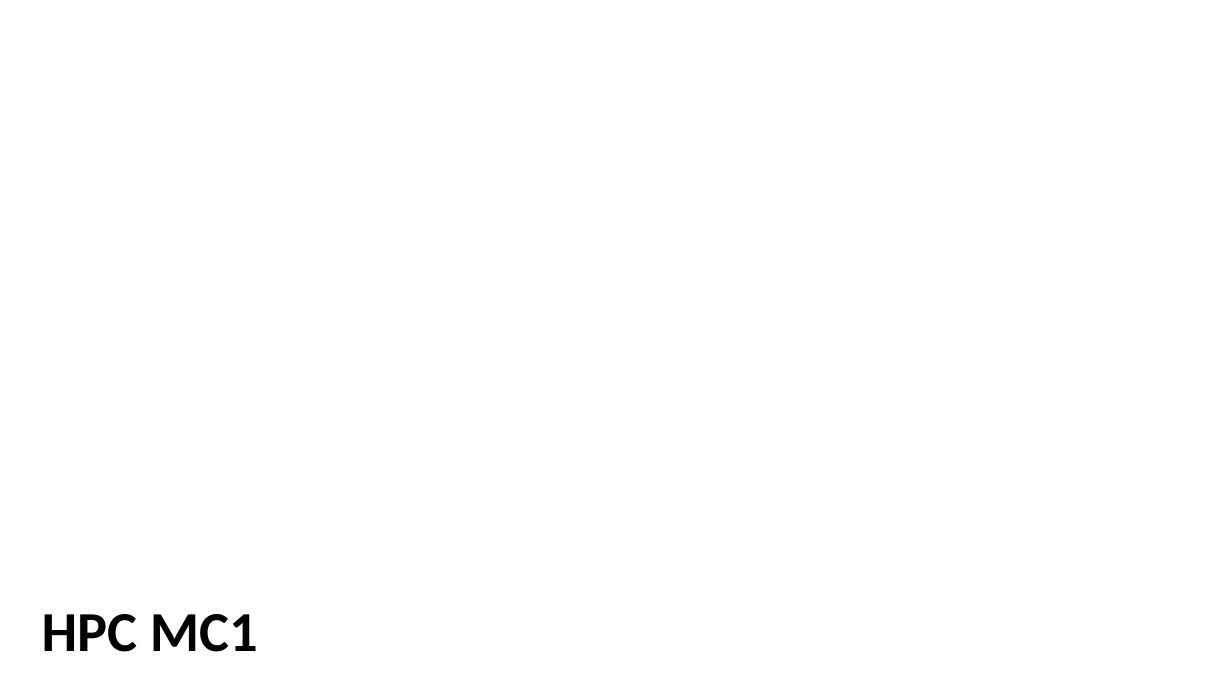
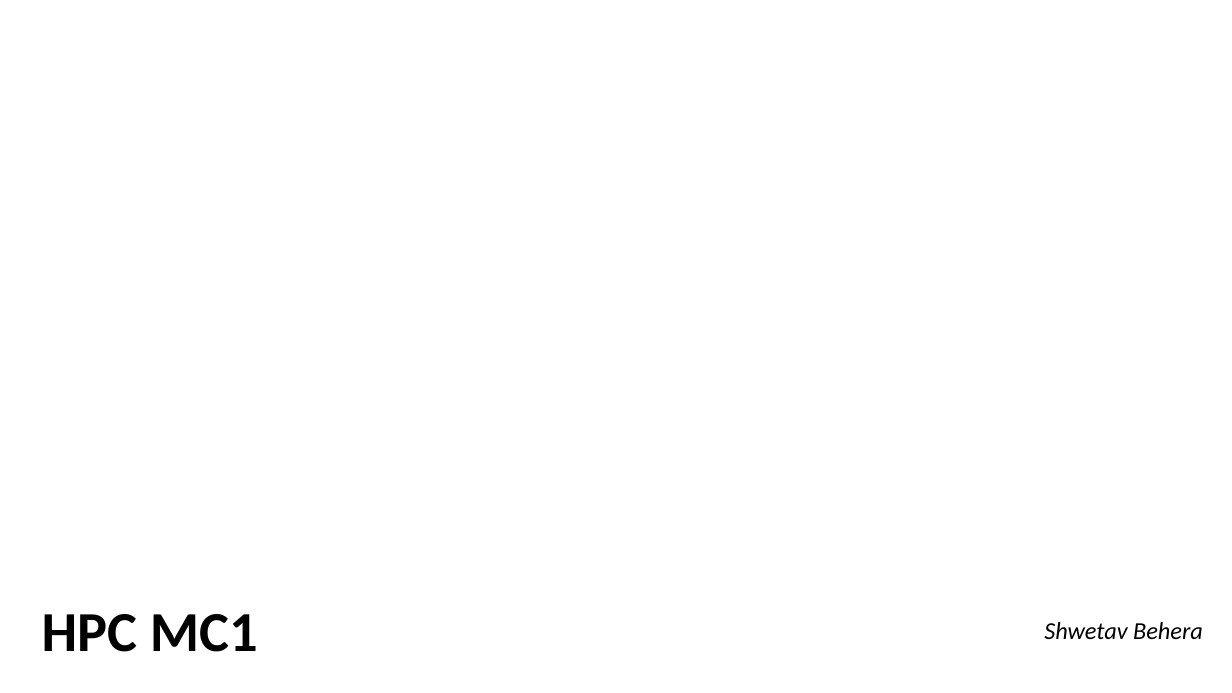
Before and after one commit to fhnw-hpc/fs26-mc1-shwetavbehera, a slide deck: slide 1 of HPC_MC1.pptx. Drawn at 1232x693 pixels with LibreOffice and Linux fonts; fonts in the diff are those of the drawing; background and template pictures are left out. Boxes give left, top, right and bottom in pixels: in the first picture for what was removed or moved away, otherwise in the second. Text is boxed around its words. In the diff, an @@ line names an element or a change of style, - is before the commit and + after.

```diff
--- a/HPC_MC1.pptx
+++ b/HPC_MC1.pptx
@@ subtitle added at <box>1044,622,1203,639</box>, 19 pt, text #000000, italic @@
+Shwetav Behera
```
Also in this commit, not shown: 3 other slides changed, 1 other file.
